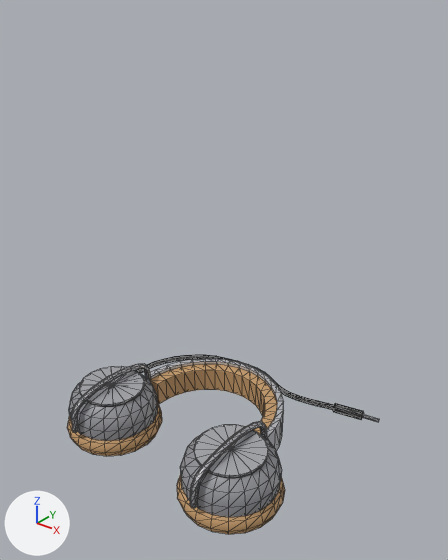
An edit to the glTF model tools/_home-opening/assets/models/headphones.glb, drawn before and after from the same camera.
Camera for both pictures: a camera (50 mm lens) standing at (0.307, -0.365, 0.39) and looking at (0.014, 0.001, 0.163). Every picture has the same lights, and +X, +Y and +Z are marked at lower left. The picture after the commit comes second. Mesh edges are drawn as thin lines. Vertices at exactly the same position are counted once.

The first picture shows 'headphones'.
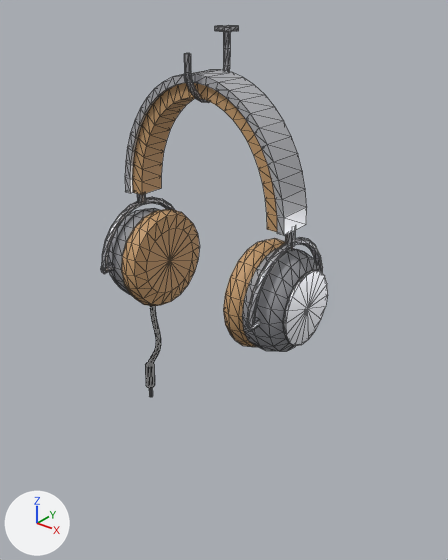
Pixel boxes [x1, y1, x2, y2] of what changed, in the pictures (448 x 560 px; the box of a moved part takes in the faces that stretch with it):
'headphones', reshaped (27% narrower, 107% taller): before [67, 355, 379, 534]; after [100, 25, 328, 397]
part 1 of me_headphones, moved or reshaped: before [177, 474, 285, 534]; after [223, 238, 292, 347]
part 2 of me_headphones, moved or reshaped: before [180, 436, 282, 517]; after [242, 248, 321, 351]
part 3 of me_headphones, added: after [283, 270, 328, 346]
part 4 of me_headphones, added: after [244, 317, 261, 331]
part 5 of me_headphones, added: after [285, 230, 296, 247]
part 6 of me_headphones, moved or reshaped: before [67, 404, 162, 456]; after [122, 209, 200, 306]
part 7 of me_headphones, moved or reshaped: before [69, 374, 158, 441]; after [108, 208, 159, 295]
part 8 of me_headphones, added: after [100, 263, 114, 274]
part 9 of me_headphones, added: after [137, 194, 146, 204]
part 10 of me_headphones, added: after [215, 25, 239, 32]
part 11 of me_headphones, moved or reshaped (not visible before): after [145, 362, 155, 388]
part 12 of me_headphones, added: after [125, 70, 307, 236]
part 13 of me_headphones, added (brown): after [132, 83, 277, 232]
part 14 of me_headphones, added: after [148, 306, 161, 366]
part 15 of me_headphones, added: after [184, 32, 230, 103]
part 16 of me_headphones, added: after [247, 237, 323, 327]
part 17 of me_headphones, added: after [102, 197, 174, 270]
part 18 of me_headphones, deleted: before [71, 355, 379, 508]

The change in detail:
me_headphones is used by ob_headphones; location (0.0, 0.0, 0.0).
me_headphones had 1054 vertices, 2048 faces and spanned x -0.123..0.123, y -0.107..0.107, z 0.0..0.062.
me_headphones now has 1146 vertices, 2208 faces and spans x -0.097..0.097, y -0.051..0.051, z 0.0..0.359.
me_headphones part 1: the loose piece of 102 vertices spanning x 0.024..0.114, y -0.103..-0.013, z 0.001..0.021 is multiplied about its middle by the matrix ((0.0, 0.0, 1.0), (1.0, 0.0, 0.0), (0.0, 1.0, 0.0)), then moved by (-0.013, 0.058, 0.153).
me_headphones part 2: the loose piece of 82 vertices spanning x 0.027..0.11, y -0.099..-0.016, z 0.02..0.05 is multiplied about its middle by the matrix ((0.0, 0.0, 1.0), (1.0, 0.0, 0.0), (0.0, 1.0, 0.0)), then moved by (0.011, 0.058, 0.129).
me_headphones part 3: a new loose piece, an 18-sided cylinder along x spanning x 0.0945..0.0965, y -0.03..0.03, z 0.1345..0.1935, in mat_headphones.
me_headphones part 4: a new loose piece, an 8-sided cylinder along y spanning x 0.0744..0.0816, y -0.0505..-0.0405, z 0.1604..0.1676, in mat_headphones.
me_headphones part 5: a new loose piece, an 8-sided cylinder along z spanning x 0.0742..0.0818, y -0.0038..0.0038, z 0.2115..0.2275, in mat_headphones.
me_headphones part 6: the loose piece of 102 vertices spanning x -0.116..-0.026, y -0.103..-0.013, z 0.001..0.021 is multiplied about its middle by the matrix ((0.0, 0.0, -1.0), (-1.0, 0.0, 0.0), (0.0, 1.0, 0.0)), then moved by (0.016, 0.058, 0.153).
me_headphones part 7: the loose piece of 82 vertices spanning x -0.113..-0.03, y -0.099..-0.016, z 0.02..0.05 is multiplied about its middle by the matrix ((0.0, 0.0, -1.0), (-1.0, 0.0, 0.0), (0.0, 1.0, 0.0)), then moved by (-0.009, 0.058, 0.129).
me_headphones part 8: a new loose piece, an 8-sided cylinder along y spanning x -0.0816..-0.0744, y -0.0505..-0.0405, z 0.1604..0.1676, in mat_headphones.
me_headphones part 9: a new loose piece, an 8-sided cylinder along z spanning x -0.0818..-0.0742, y -0.0038..0.0038, z 0.2115..0.2275, in mat_headphones.
me_headphones part 10: a new loose piece, a 12-sided cylinder along z spanning x -0.009..0.009, y 0.013..0.031, z 0.3555..0.3585, in mat_headphones.
me_headphones part 11: the loose piece of 18 vertices spanning x -0.075..-0.067, y -0.031..-0.009, z 0.018..0.044 is multiplied about its middle by the matrix ((0.0, -0.768, -0.634), (-0.996, 0.0, 0.0), (0.0, 0.634, -0.768)), then moved by (-0.01, 0.02, -0.004).
me_headphones part 12: a new loose piece of 100 vertices spanning x -0.082..0.082, y -0.015..0.015, z 0.225..0.329, in mat_headphones.
me_headphones part 13: a new loose piece of 100 vertices spanning x -0.076..0.076, y -0.012..0.012, z 0.225..0.322, in mat_headphones.
me_headphones part 14: a new loose piece of 96 vertices spanning x -0.083..-0.071, y -0.003..0.011, z 0.039..0.129, in mat_headphones.
me_headphones part 15: a new loose piece of 84 vertices spanning x -0.002..0.002, y -0.024..0.024, z 0.307..0.355, in mat_headphones.
me_headphones part 16: a new loose piece of 78 vertices spanning x 0.076..0.08, y -0.051..0.051, z 0.164..0.215, in mat_headphones.
me_headphones part 17: a new loose piece of 78 vertices spanning x -0.08..-0.076, y -0.051..0.051, z 0.164..0.215, in mat_headphones.
me_headphones part 18: 10 loose pieces with 668 vertices, spanning x -0.123..0.123, y -0.107..0.107, z 0.0..0.062, are deleted.
Other edits to the shape of me_headphones do not show in these pictures.
